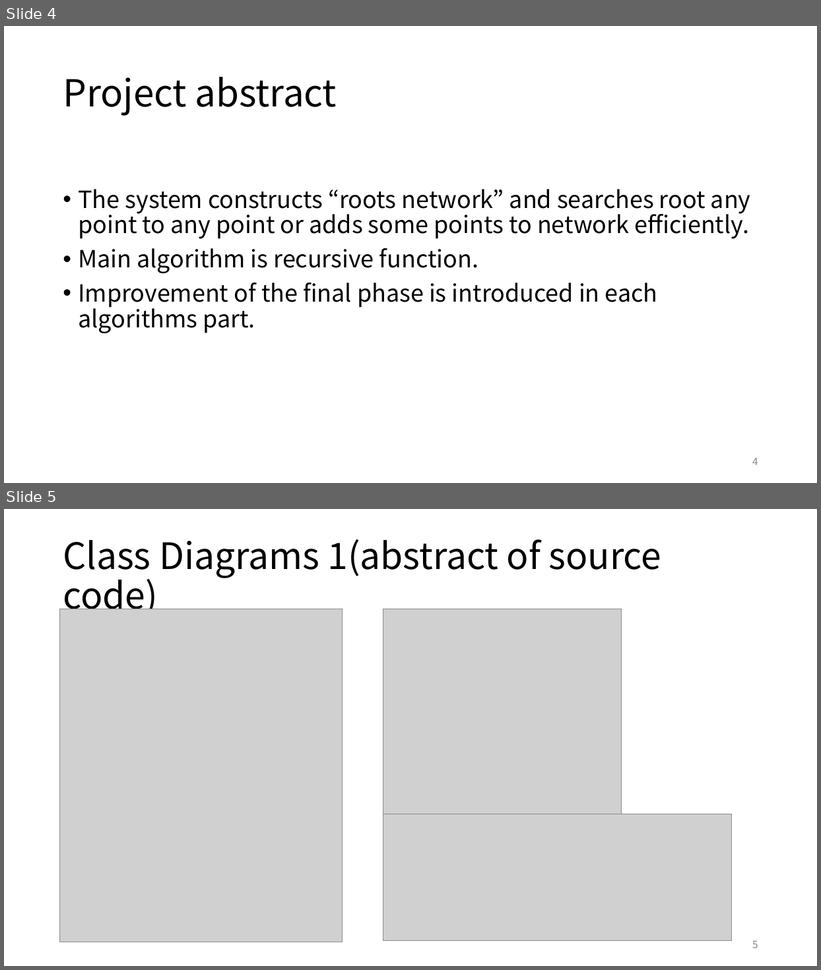
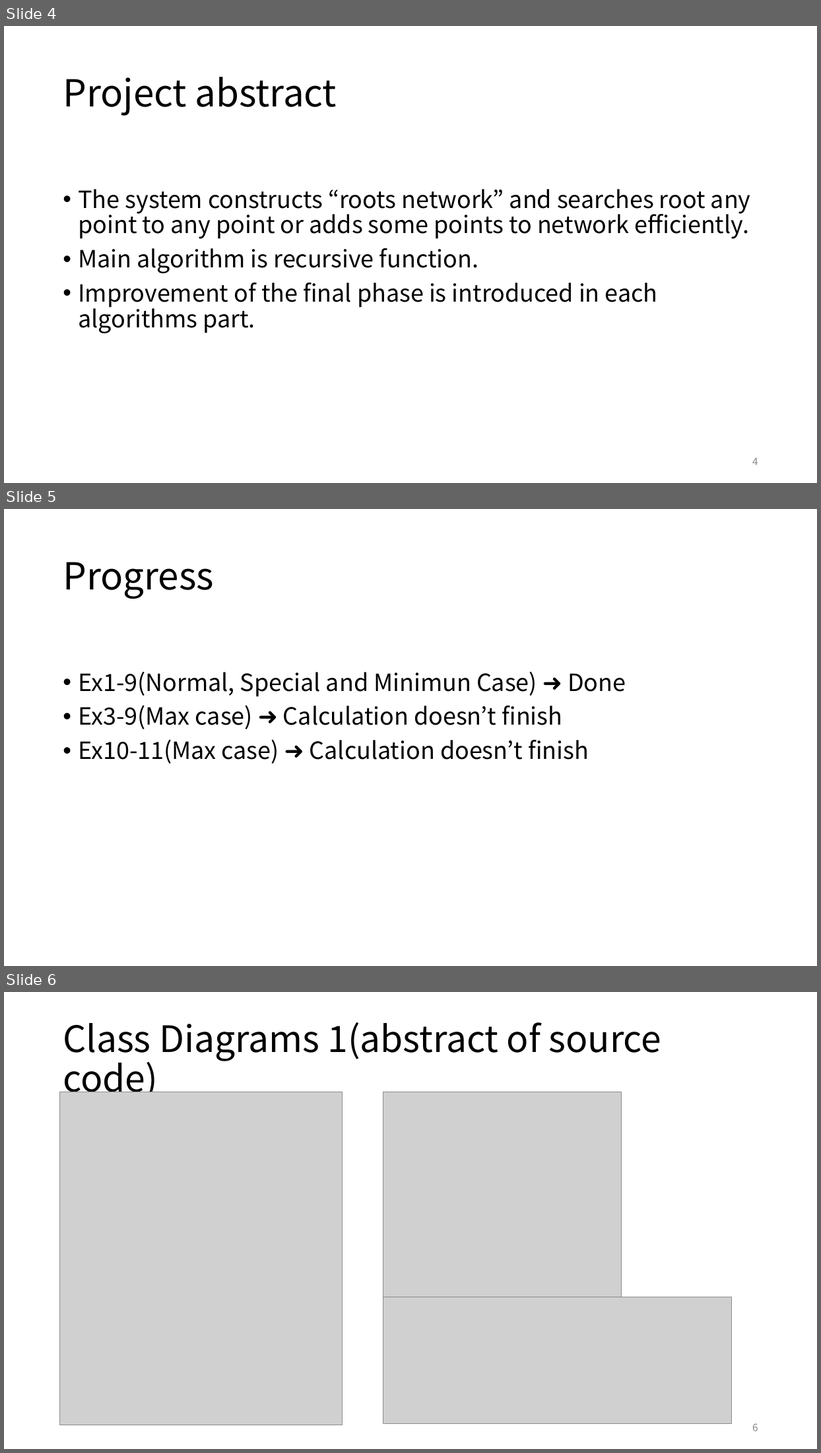
Before and after one commit to ie03-aizu-2019/ie03project-skys, a slide deck: Reports/final2.pptx. Shown one above the other, each under a label of ours: slides 4 and 5 before the commit, slides 4, 5 and 6 after it. The pictures are 821x970 and 821x1453 pixels, drawn with LibreOffice and Linux fonts; fonts in the diff are those of the drawing; grey boxes stand for pictures. Boxes give left, top, right and bottom in pixels: in the first picture for what was removed or moved away, otherwise in the second. Text is boxed around its words. In the diff, an @@ line names an element or a change of style, - is before the commit and + after.

```diff
--- a/Reports/final2.pptx
+++ b/Reports/final2.pptx
@@ slide 5 added at box(4, 509, 817, 966), background #FFFFFF @@
@@ title added at box(63, 562, 214, 599), 44 pt, text #000000 @@
+Progress
@@ text added at box(78, 671, 626, 764), 28 pt, text #000000 @@
+• Ex1-9(Normal, Special and Minimun Case) ➜ Done
+• Ex3-9(Max case) ➜ Calculation doesn’t finish
+• Ex10-11(Max case) ➜ Calculation doesn’t finish
@@ what was slide 5 is now slide 6 @@
@@ page number at box(752, 1424, 758, 1432): text changed @@
-5
+6
```
Also in this commit, not shown: 2 slides changed, 1 other slide added, 1 other file.
